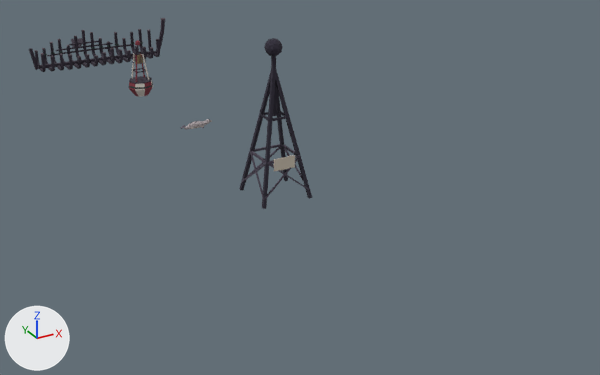
A saved change to the glTF model public/models/lowwater.glb.
The view is the same before and after, from a 50 mm camera at (-16.9, -963.3, 16.4) aimed at (4.3, -924.7, -2.9). Arrows for +X, +Y and +Z are at lower left; the lights stay in place. The first picture is the older version. Mesh edges are drawn as thin lines on the coarser meshes. Where no turn or scale is listed for an object, it has been applied to the vertices.

In view in the first picture: 'baak.001', 'buoy_float', 'wreck_wood' and 4 more.
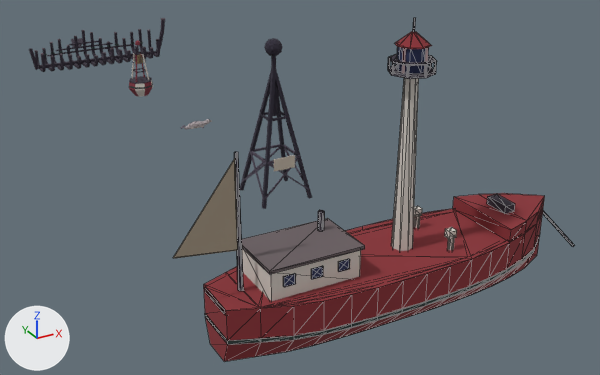
Where the change shows, as pixel boxes (x1, y1, x2, y2) in the pictures (600 x 375 px):
'lightship.001', added: after (173, 18, 574, 362)
    faces in mat_c_8a3036 (red #8a3036): (204, 31, 545, 362)
    faces in mat_c_d6d0c8 (light grey #d6d0c8): (242, 78, 457, 301)
    faces in mat_c_6a5f62 (dark grey #6a5f62): (205, 218, 365, 314)
    faces in mat_c_a89a86 (beige #a89a86): (173, 159, 238, 258)
    faces in mat_c_2c3a39 (dark grey #2c3a39): (205, 234, 540, 345)

Edits to the bpy script that builds the scene:
```text
Add mat_c_d6d0c8:
    mat_c_d6d0c8 = principled_material('c_d6d0c8')
    mat_c_d6d0c8.base_color = (0.672, 0.631, 0.578)  # light grey #d6d0c8
    mat_c_d6d0c8.roughness = 1.0
Add mat_c_2c3458:
    mat_c_2c3458 = principled_material('c_2c3458')
    mat_c_2c3458.base_color = (0.0252, 0.0343, 0.0976)  # dark blue #2c3458
    mat_c_2c3458.roughness = 1.0
Add mat_c_8a3036:
    mat_c_8a3036 = principled_material('c_8a3036')
    mat_c_8a3036.base_color = (0.254, 0.0296, 0.0369)  # red #8a3036
    mat_c_8a3036.roughness = 1.0
Add mat_c_a89a86:
    mat_c_a89a86 = principled_material('c_a89a86')
    mat_c_a89a86.base_color = (0.392, 0.323, 0.238)  # beige #a89a86
    mat_c_a89a86.roughness = 1.0
Add mat_c_6a5f62:
    mat_c_6a5f62 = principled_material('c_6a5f62')
    mat_c_6a5f62.base_color = (0.144, 0.114, 0.122)  # dark grey #6a5f62
    mat_c_6a5f62.roughness = 1.0
Add me_lightship:
    me_lightship.from_pydata(...)  # 571 vertices, 1000 faces; spans x -8.9..10.1, y -2.2..2.2, z -1.2..10.2
    # faces by material slot: [324, 112, 124, 208, 104, 100, 20, 8]
    me_lightship.materials.append(mat_c_8a3036)  # red #8a3036
    me_lightship.materials.append(mat_c_2c3a39)  # dark grey #2c3a39
    me_lightship.materials.append(mat_c_6a5f62)  # dark grey #6a5f62
    me_lightship.materials.append(mat_c_3a3440)  # dark grey #3a3440
    me_lightship.materials.append(mat_c_d6d0c8)  # light grey #d6d0c8
    me_lightship.materials.append(mat_c_2c3458)  # dark blue #2c3458
    me_lightship.materials.append(mat_c_2e2a38)  # dark grey #2e2a38
    me_lightship.materials.append(mat_c_a89a86)  # beige #a89a86
Add ob_lightship_001:
    ob_lightship_001 = bpy.data.objects.new('lightship.001', me_lightship)
    ob_lightship_001.location = (0.0, -940.0, 0.0)
```
